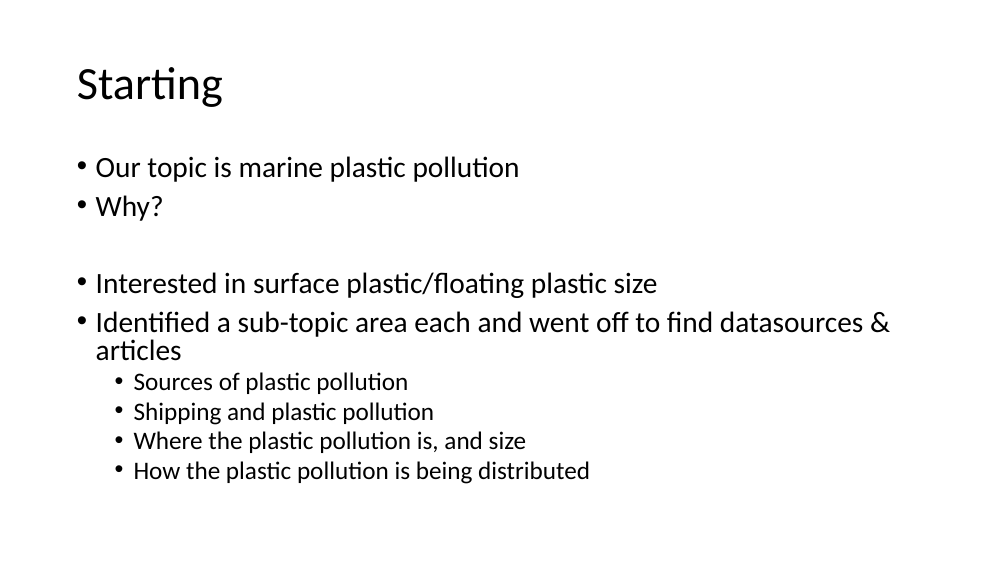
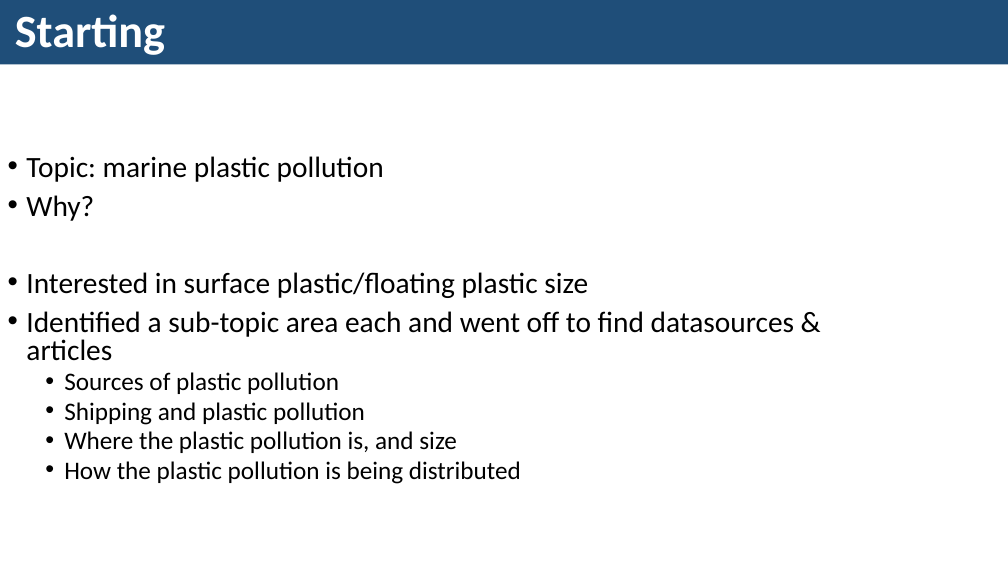
Before and after one commit to KarenJewell/CMM507-Group2, a slide deck: slide 1 of Group2Presentation.pptx. Drawn at 1008x567 pixels with LibreOffice and Linux fonts; fonts in the diff are those of the drawing. Boxes give left, top, right and bottom in pixels: in the first picture for what was removed or moved away, otherwise in the second. Text is boxed around its words. In the diff, an @@ line names an element or a change of style, - is before the commit and + after.

```diff
--- a/Group2Presentation.pptx
+++ b/Group2Presentation.pptx
@@ title "Starting": place and size @@
-title "Starting" at bbox=[77, 67, 223, 107]
+title "Starting" at bbox=[0, 0, 1008, 64]
@@ title "Starting" at bbox=[0, 0, 1008, 64]: text colour #000000 to #FFFFFF, bold on; fill none to #1F4E79 @@
@@ text "Topic: marine plastic pollution": place and size @@
-text "Topic: marine plastic pollution" at bbox=[96, 156, 863, 484]
+text "Topic: marine plastic pollution" at bbox=[26, 156, 794, 484]
@@ text at bbox=[26, 156, 384, 182]: text changed @@
-• Our topic is marine plastic pollution
+• Topic: marine plastic pollution
```
Also in this commit, not shown: 4 other slides changed.
